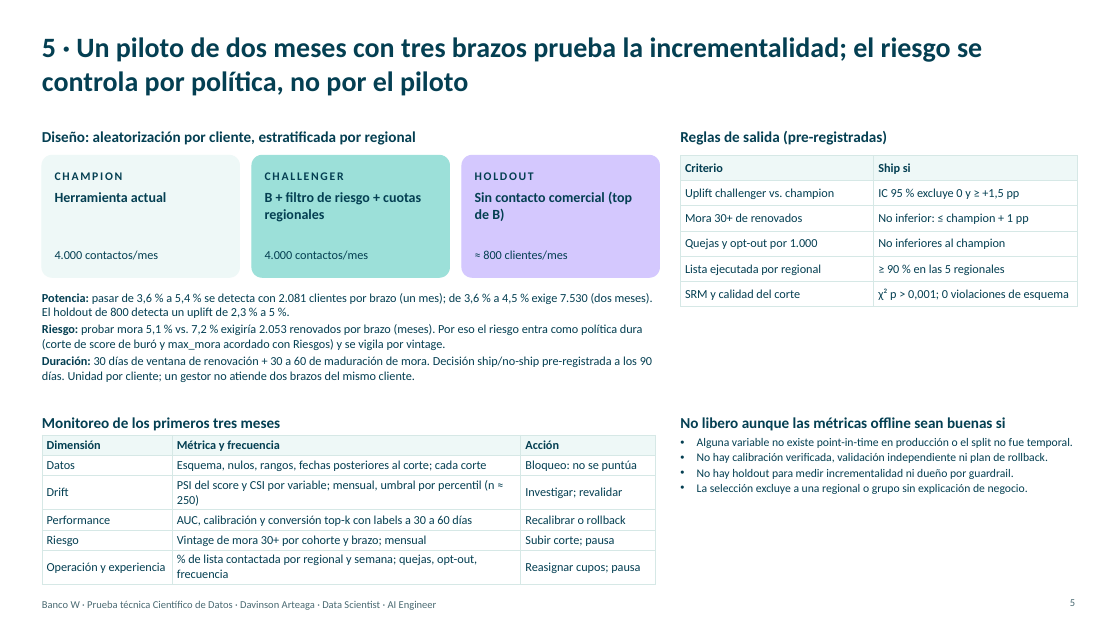
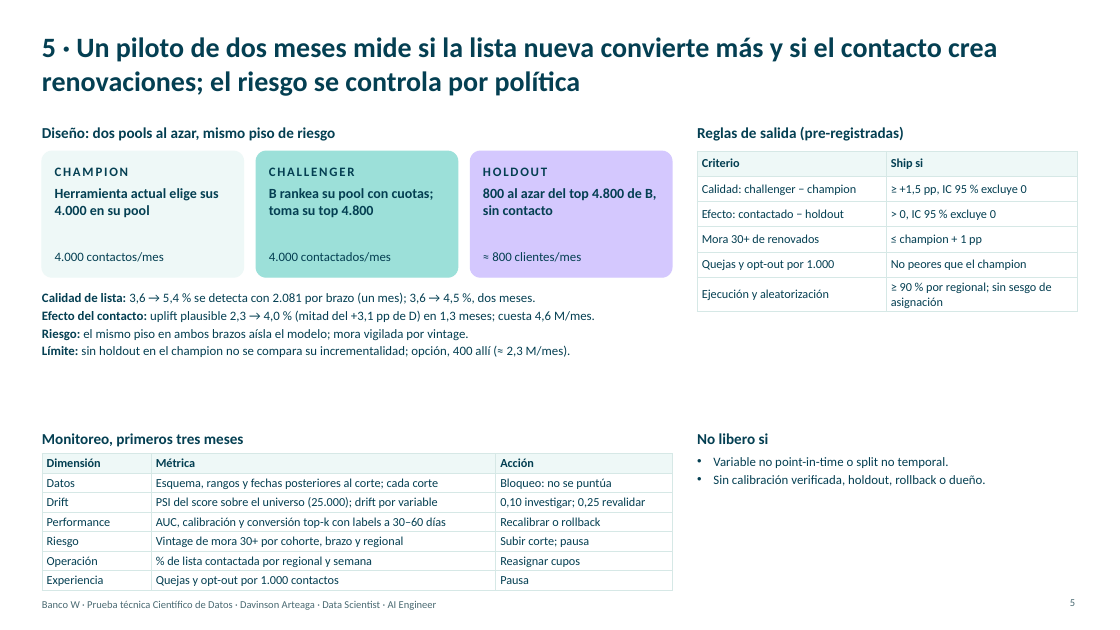
Before and after one commit to DavinsonA/bancow, a slide deck: slide 5 of entregables/BancoW_Priorizacion_Renovaciones_DavinsonArteaga.pptx. Drawn at 1120x630 pixels with LibreOffice and Linux fonts; fonts in the diff are those of the drawing. Boxes give left, top, right and bottom in pixels: in the first picture for what was removed or moved away, otherwise in the second. Text is boxed around its words. In the diff, an @@ line names an element or a change of style, - is before the commit and + after.

```diff
--- a/entregables/BancoW_Priorizacion_Renovaciones_DavinsonArteaga.pptx
+++ b/entregables/BancoW_Priorizacion_Renovaciones_DavinsonArteaga.pptx
@@ title at bbox=[42, 37, 997, 96]: text changed @@
-5 · Un piloto de dos meses con tres brazos prueba la incrementalidad; el riesgo se controla por política, no por el piloto
+5 · Un piloto de dos meses mide si la lista nueva convierte más y si el contacto crea renovaciones; el riesgo se controla por política
@@ text "Reglas de salida (pre-registradas)": place and size @@
-text "Reglas de salida (pre-registradas)" at bbox=[680, 131, 887, 145]
+text "Reglas de salida (pre-registradas)" at bbox=[697, 127, 904, 141]
@@ text at bbox=[42, 127, 335, 141]: text changed @@
-Diseño: aleatorización por cliente, estratificada por regional
+Diseño: dos pools al azar, mismo piso de riesgo
@@ rounded rectangle: place and size @@
-rounded rectangle at bbox=[42, 155, 239, 277]
+rounded rectangle at bbox=[42, 151, 244, 277]
@@ rounded rectangle: place and size @@
-rounded rectangle at bbox=[252, 155, 450, 277]
+rounded rectangle at bbox=[256, 151, 458, 277]
@@ proportions changed in 3 elements at bbox=[42, 151, 244, 277], bbox=[256, 151, 458, 277], bbox=[471, 151, 672, 277] @@
@@ rounded rectangle: place and size @@
-rounded rectangle at bbox=[462, 155, 660, 277]
+rounded rectangle at bbox=[471, 151, 672, 277]
@@ size 10 to 11 pt in 3 elements at bbox=[55, 167, 129, 176], bbox=[269, 167, 355, 176], bbox=[483, 167, 547, 176] @@
@@ text "HOLDOUT": place and size @@
-text "HOLDOUT" at bbox=[475, 172, 534, 180]
+text "HOLDOUT" at bbox=[483, 167, 547, 176]
@@ table at bbox=[697, 151, 1078, 312] @@
-row 2, column 1: Uplift challenger vs. champion
+row 2, column 1: Calidad: challenger − champion
-row 2, column 2: IC 95 % excluye 0 y ≥ +1,5 pp
+row 2, column 2: ≥ +1,5 pp, IC 95 % excluye 0
-row 3, column 1: Mora 30+ de renovados
+row 3, column 1: Efecto: contactado − holdout
-row 3, column 2: No inferior: ≤ champion + 1 pp
+row 3, column 2: > 0, IC 95 % excluye 0
-row 4, column 1: Quejas y opt-out por 1.000
+row 4, column 1: Mora 30+ de renovados
-row 4, column 2: No inferiores al champion
+row 4, column 2: ≤ champion + 1 pp
-row 5, column 1: Lista ejecutada por regional
+row 5, column 1: Quejas y opt-out por 1.000
-row 5, column 2: ≥ 90 % en las 5 regionales
+row 5, column 2: No peores que el champion
-row 6, column 1: SRM y calidad del corte
+row 6, column 1: Ejecución y aleatorización
-row 6, column 2: χ² p > 0,001; 0 violaciones de esquema
+row 6, column 2: ≥ 90 % por regional; sin sesgo de asignación
@@ table: place and size @@
-table at bbox=[681, 155, 1078, 304]
+table at bbox=[697, 151, 1078, 312]
@@ text at bbox=[55, 188, 219, 218]: text changed @@
-Herramienta actual
+Herramienta actual elige sus 4.000 en su pool
@@ text at bbox=[269, 188, 434, 217]: text changed @@
-B + filtro de riesgo + cuotas regionales
+B rankea su pool con cuotas; toma su top 4.800
@@ text at bbox=[483, 188, 656, 215]: text changed @@
-Sin contacto comercial (top de B)
+800 al azar del top 4.800 de B, sin contacto
@@ text "4.000 contactos/mes" at bbox=[55, 252, 164, 262]: size 10.5 to 11 pt @@
@@ text at bbox=[269, 252, 391, 262]: text changed; size 10.5 to 11 pt @@
-4.000 contactos/mes
+4.000 contactados/mes
@@ text "≈ 800 clientes/mes" at bbox=[492, 252, 582, 262]: size 10.5 to 11 pt @@
@@ text "≈ 800 clientes/mes": place and size @@
-text "≈ 800 clientes/mes" at bbox=[483, 250, 568, 260]
+text "≈ 800 clientes/mes" at bbox=[492, 252, 582, 262]
@@ text at bbox=[42, 292, 595, 357]: text changed; size 10.5 to 11 pt @@
-• Potencia: pasar de 3,6 % a 5,4 % se detecta con 2.081 clientes por brazo (un mes); de 3,6 % a 4,5 % exige 7.530 (dos meses). El holdout de 800 detecta un uplift de 2,3 % a 5 %.
-• Riesgo: probar mora 5,1 % vs. 7,2 % exigiría 2.053 renovados por brazo (meses). Por eso el riesgo entra como política dura (corte de score de buró y max_mora acordado con Riesgos) y se vigila por vintage.
-• Duración: 30 días de ventana de renovación + 30 a 60 de maduración de mora. Decisión ship/no-ship pre-registrada a los 90 días. Unidad por cliente; un gestor no atiende dos brazos del mismo cliente.
+• Calidad de lista: 3,6 → 5,4 % se detecta con 2.081 por brazo (un mes); 3,6 → 4,5 %, dos meses.
+• Efecto del contacto: uplift plausible 2,3 → 4,0 % (mitad del +3,1 pp de D) en 1,3 meses; cuesta 4,6 M/mes.
+• Riesgo: el mismo piso en ambos brazos aísla el modelo; mora vigilada por vintage.
+• Límite: sin holdout en el champion no se compara su incrementalidad; opción, 400 allí (≈ 2,3 M/mes).
@@ text at bbox=[42, 433, 244, 447]: text changed @@
-Monitoreo de los primeros tres meses
+Monitoreo, primeros tres meses
@@ text at bbox=[697, 433, 769, 444]: text changed @@
-No libero aunque las métricas offline sean buenas si
+No libero si
@@ table at bbox=[42, 454, 672, 590] @@
-row 1: Dimensión | Métrica y frecuencia | Acción
-row 2: Datos | Esquema, nulos, rangos, fechas posteriores al corte; cada corte | Bloqueo: no se puntúa
-row 3: Drift | PSI del score y CSI por variable; mensual, umbral por percentil (n ≈ 250) | Investigar; revalidar
-row 4: Performance | AUC, calibración y conversión top-k con labels a 30 a 60 días | Recalibrar o rollback
-row 5: Riesgo | Vintage de mora 30+ por cohorte y brazo; mensual | Subir corte; pausa
-row 6: Operación y experiencia | % de lista contactada por regional y semana; quejas, opt-out, frecuencia | Reasignar cupos; pausa
+row 1: Dimensión | Métrica | Acción
+row 2: Datos | Esquema, rangos y fechas posteriores al corte; cada corte | Bloqueo: no se puntúa
+row 3: Drift | PSI del score sobre el universo (25.000); drift por variable | 0,10 investigar; 0,25 revalidar
+row 4: Performance | AUC, calibración y conversión top-k con labels a 30–60 días | Recalibrar o rollback
+row 5: Riesgo | Vintage de mora 30+ por cohorte, brazo y regional | Subir corte; pausa
+row 6: Operación | % de lista contactada por regional y semana | Reasignar cupos
+row 7: Experiencia | Quejas y opt-out por 1.000 contactos | Pausa
@@ table: place and size @@
-table at bbox=[42, 435, 655, 582]
+table at bbox=[42, 454, 672, 590]
@@ text at bbox=[713, 457, 986, 486]: text changed; size 10 to 11 pt @@
-• Alguna variable no existe point-in-time en producción o el split no fue temporal.
-• No hay calibración verificada, validación independiente ni plan de rollback.
-• No hay holdout para medir incrementalidad ni dueño por guardrail.
-• La selección excluye a una regional o grupo sin explicación de negocio.
+• Variable no point-in-time o split no temporal.
+• Sin calibración verificada, holdout, rollback o dueño.
```
Also in this commit, not shown: 6 other slides changed, 2 other files.
